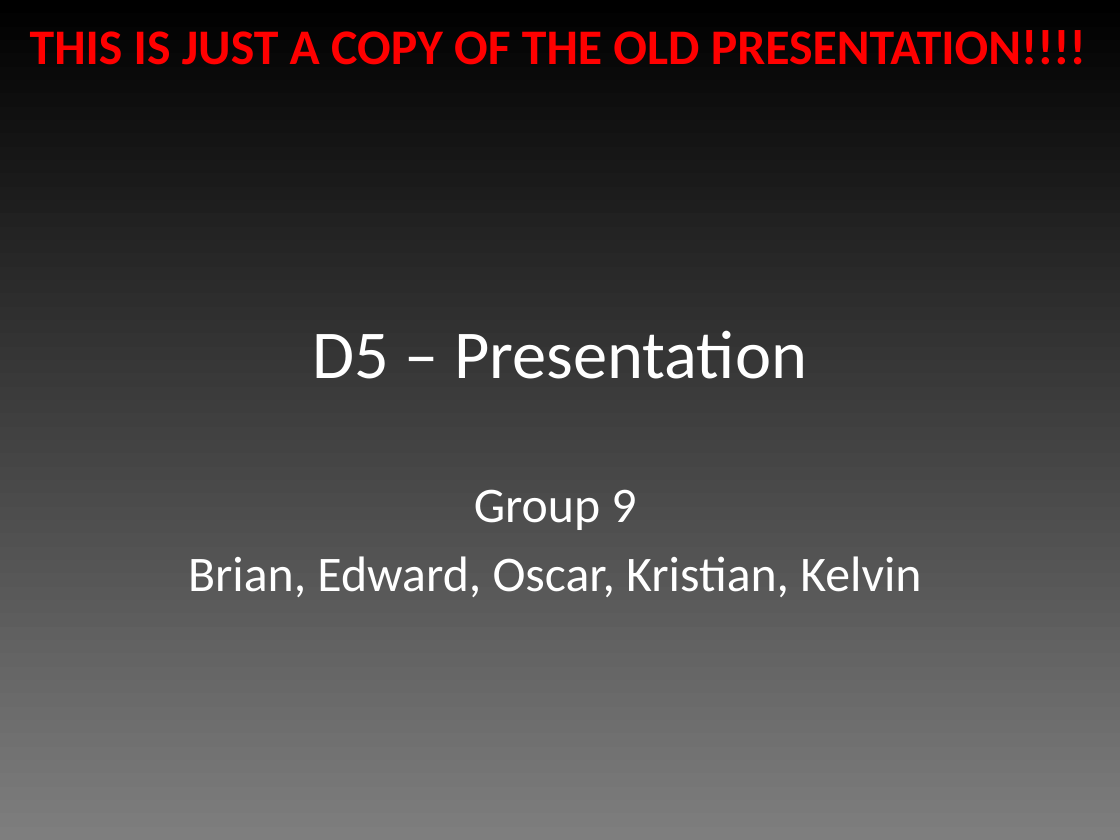
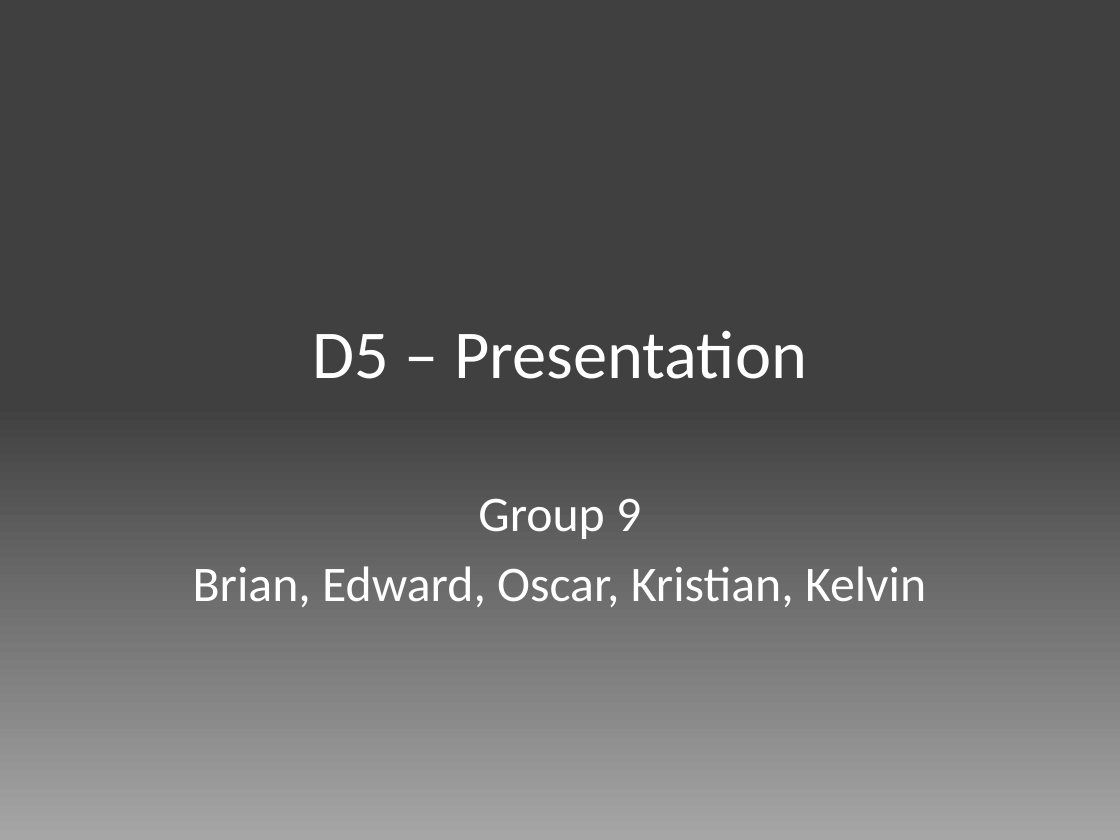
Before and after one commit to edderick/RunwayRedeclaration, a slide deck: slide 1 of doc/Final Presentation/Slides.pptx. Drawn at 1120x840 pixels with LibreOffice and Linux fonts; fonts in the diff are those of the drawing. Boxes give left, top, right and bottom in pixels: in the first picture for what was removed or moved away, otherwise in the second. Text is boxed around its words. In the diff, an @@ line names an element or a change of style, - is before the commit and + after.

Commit message:
* Updated Final Presentation/Slides.pptx

```diff
--- a/doc/Final Presentation/Slides.pptx
+++ b/doc/Final Presentation/Slides.pptx
@@ background gradient #7F7F7F to #000000 to gradient #A6A6A6 to #404040 @@
@@ text removed at (30,30,1086,65) @@
-THIS IS JUST A COPY OF THE OLD PRESENTATION!!!!
@@ subtitle "Group 9": place and size @@
-subtitle "Group 9" at (188,489,921,597)
+subtitle "Group 9" at (193,498,926,607)
```
Also in this commit, not shown: 1 other slide changed, 1 slide added, 9 slides removed.
